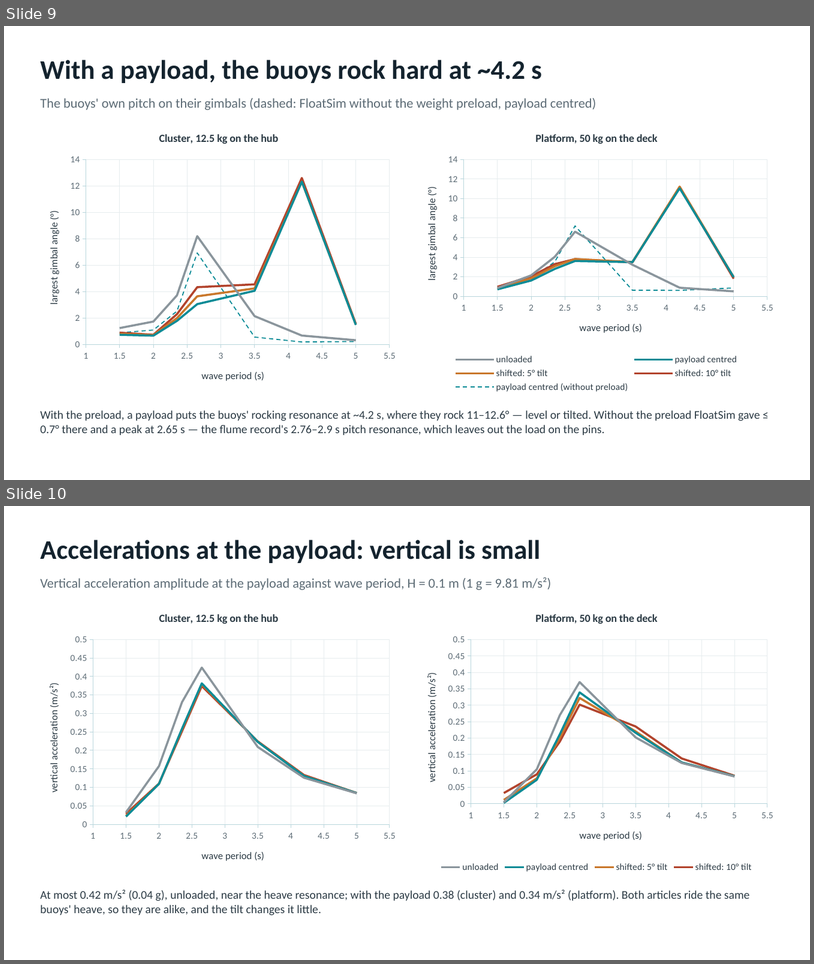
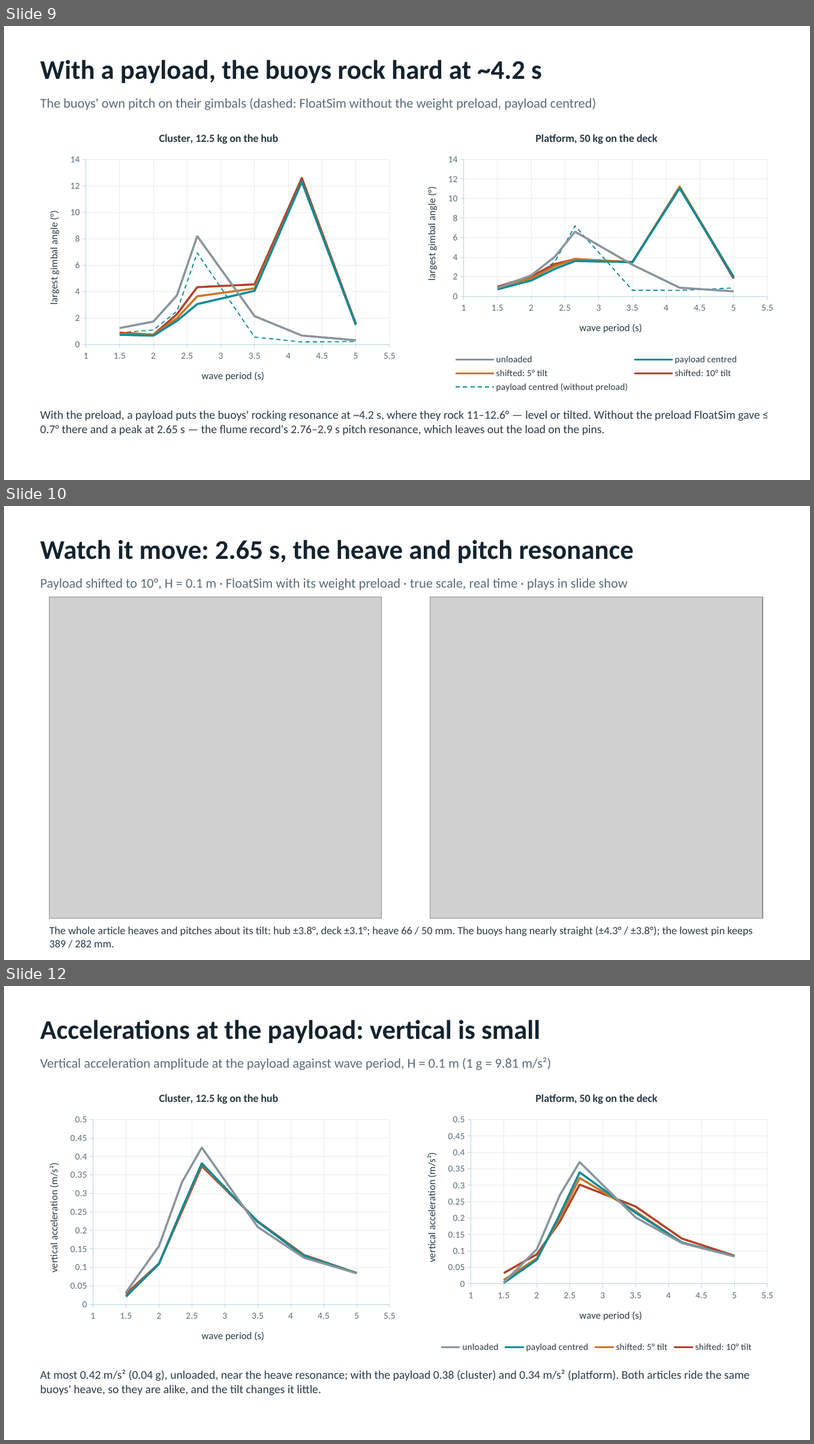
Before and after one commit to xabi80/HSP, a slide deck: studies/Payload_tilt_in_waves.pptx. Shown one above the other, each under a label of ours: slides 9 and 10 before the commit, slides 9, 10 and 12 after it; the slides between them are not shown. The pictures are 814x964 and 814x1444 pixels, drawn with LibreOffice and Linux fonts; fonts in the diff are those of the drawing; grey boxes stand for pictures. Boxes give left, top, right and bottom in pixels: in the first picture for what was removed or moved away, otherwise in the second. Text is boxed around its words. In the diff, an @@ line names an element or a change of style, - is before the commit and + after.

```diff
--- a/studies/Payload_tilt_in_waves.pptx
+++ b/studies/Payload_tilt_in_waves.pptx
@@ slide 10 added at box(4, 506, 810, 960), background #FFFFFF @@
@@ text added at box(40, 540, 634, 563), 32 pt, text #14232E, bold @@
+Watch it move: 2.65 s, the heave and pitch resonance
@@ text added at box(40, 578, 628, 590), 16 pt, text #5C6B75 @@
+Payload shifted to 10°, H = 0.1 m · FloatSim with its weight preload · true scale, real time · plays in slide show
@@ picture added at box(50, 597, 382, 918) @@
@@ picture added at box(431, 597, 763, 918) @@
@@ text added at box(50, 926, 753, 947), 13 pt, text #2B3A44 @@
+The whole article heaves and pitches about its tilt: hub ±3.8°, deck ±3.1°; heave 66 / 50 mm. The buoys hang nearly straight (±4.3° / ±3.8°); the lowest pin keeps 389 / 282 mm.
@@ what was slide 10 is now slide 12 @@
```
Also in this commit, not shown: 1 other slide added, 10 other files.
